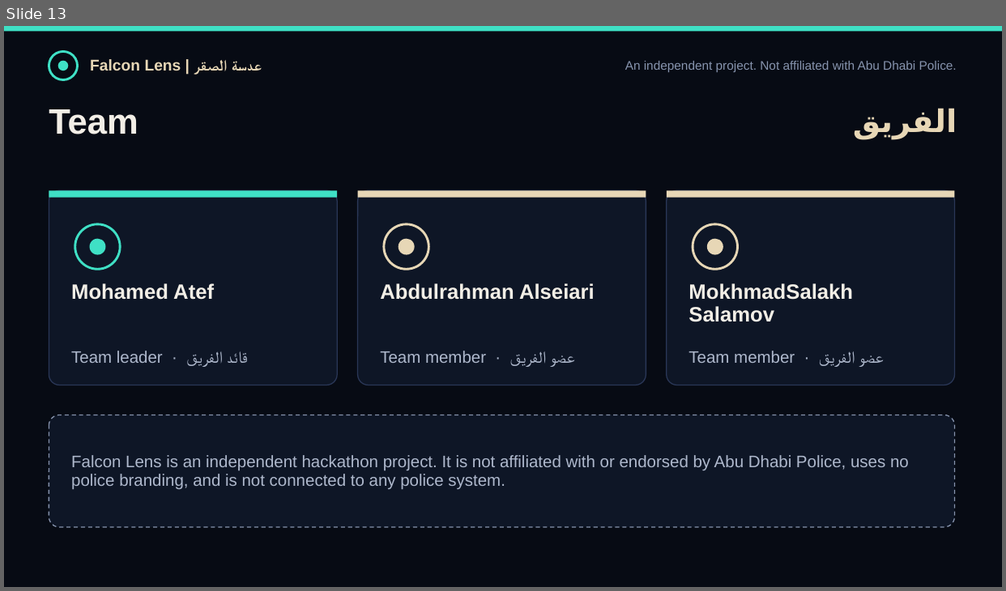
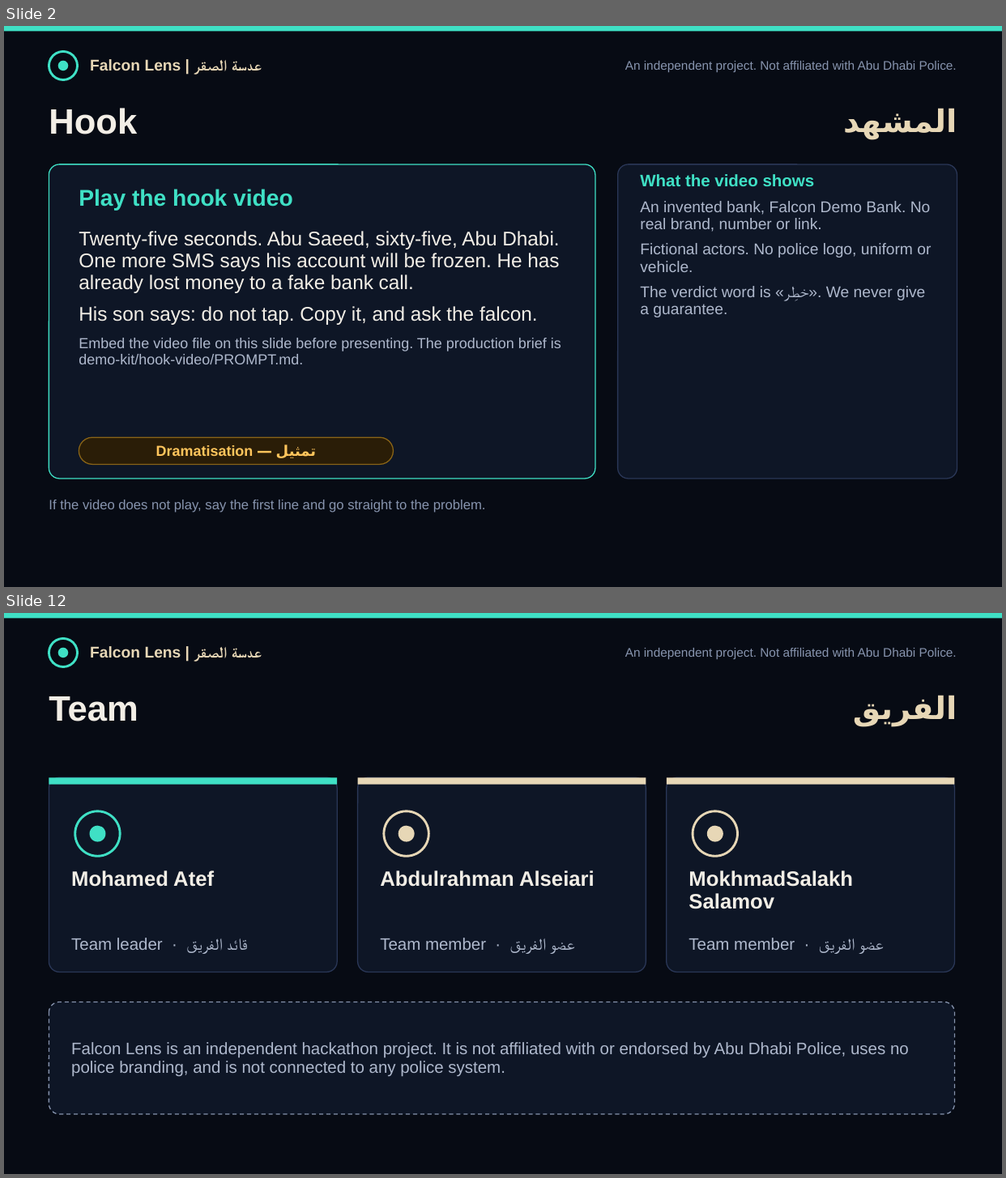
Before and after one commit to Muhammadatef/falcon-lens, a slide deck: submission/FalconLens_ScamShield.pptx. Shown one above the other, each under a label of ours: slide 13 before the commit, slides 2 and 12 after it; the slides between them are not shown. The pictures are 1006x591 and 1006x1178 pixels, drawn with LibreOffice and Linux fonts; fonts in the diff are those of the drawing. Boxes give left, top, right and bottom in pixels: in the first picture for what was removed or moved away, otherwise in the second. Text is boxed around its words. In the diff, an @@ line names an element or a change of style, - is before the commit and + after.

```diff
--- a/submission/FalconLens_ScamShield.pptx
+++ b/submission/FalconLens_ScamShield.pptx
@@ slide 2 added at (4,26,1002,587), background #070B14 @@
@@ rectangle added at (4,26,1002,31), fill #3FE0C5 @@
@@ ellipse added at (49,51,78,80), outline #3FE0C5 2.25 pt @@
@@ ellipse added at (58,61,68,71), fill #3FE0C5 @@
@@ text added at (90,59,262,71), 15 pt, text #E7D7B6, bold @@
+Falcon Lens | عدسة الصقر
@@ text added at (625,61,957,72), 12 pt, text #8794AE @@
+An independent project. Not affiliated with Abu Dhabi Police.
@@ text added at (49,108,137,135), 34 pt, text #F2EEE6, bold @@
+Hook
@@ text added at (843,108,957,139), 30 pt, text #E7D7B6, bold @@
+المشهد
@@ rounded rectangle added at (49,165,595,479), fill #0E1626, outline #3FE0C5 1 pt @@
@@ rounded rectangle added at (618,165,957,479), fill #0E1626, outline #2A3757 1 pt @@
@@ text added at (79,189,293,211), 22 pt, text #3FE0C5, bold @@
+Play the hook video
@@ text added at (640,174,931,318), 15 pt, text #AEB8CC @@
+What the video shows
+An invented bank, Falcon Demo Bank. No real brand, number or link.
+Fictional actors. No police logo, uniform or vehicle.
+The verdict word is «خطِر». We never give a guarantee.
@@ text added at (79,231,561,365), 19 pt, text #F2EEE6 @@
+Twenty-five seconds. Abu Saeed, sixty-five, Abu Dhabi. One more SMS says his account will be frozen. He has already lost money to a fake bank call.
+His son says: do not tap. Copy it, and ask the falcon.
+Embed the video file on this slide before presenting. The production brief is demo-kit/hook-video/PROMPT.md.
@@ rounded rectangle added at (79,437,394,465), fill #2A1D07, outline #8A6416 1 pt @@
@@ text added at (276,445,316,459), 14 pt, text #FFC55C, bold @@
+تمثيل — Dramatisation
@@ text added at (49,500,486,513), 13 pt, text #8794AE @@
+If the video does not play, say the first line and go straight to the problem.
@@ what was slide 13 is now slide 12 @@
```
Also in this commit, not shown: 1 slide changed, 10 other slides added, 12 slides removed, 16 other files.
